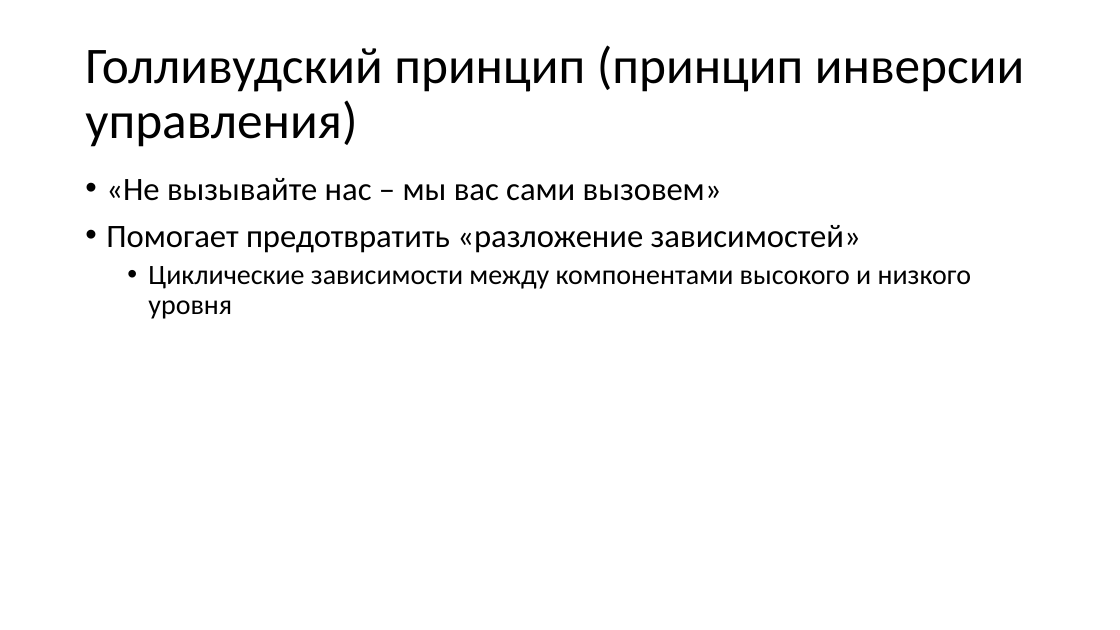
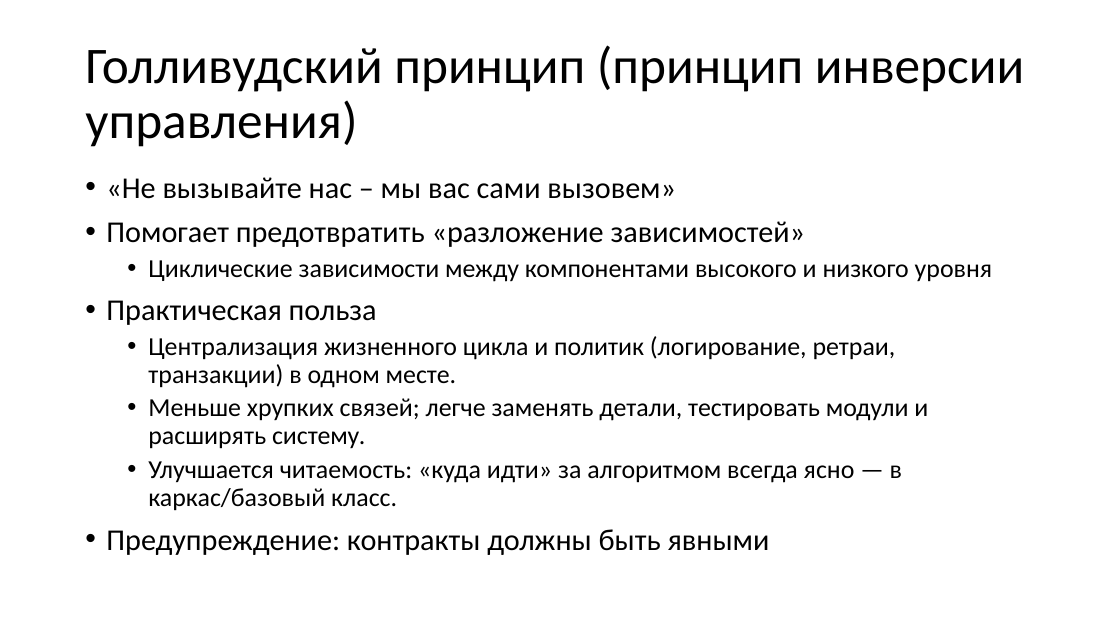
Before and after one commit to alexey-malov/ood, a slide deck: slide 25 of lectures/08.template-method/template-method.pptx (slide 27 before the commit). Drawn at 1120x630 pixels with LibreOffice and Linux fonts; fonts in the diff are those of the drawing. Boxes give left, top, right and bottom in pixels: in the first picture for what was removed or moved away, otherwise in the second. Text is boxed around its words. In the diff, an @@ line names an element or a change of style, - is before the commit and + after.

```diff
--- a/lectures/08.template-method/template-method.pptx
+++ b/lectures/08.template-method/template-method.pptx
@@ text at bbox=[106, 177, 992, 282]: size 28 to 25.9 pt in "«Не вызывайте нас – мы вас сами ...", "Помогает предотвратить «разложение зависимостей»"; size 24 to 22.2 pt in "Циклические зависимости между компонентами высокого и низког ..." @@
@@ text at bbox=[106, 300, 928, 555]: paragraphs added @@
+• Практическая польза
+  • Централизация жизненного цикла и политик (логирование, ретраи, транзакции) в одном месте.
+  • Меньше хрупких связей; легче заменять детали, тестировать модули и расширять систему.
+  • Улучшается читаемость: «куда идти» за алгоритмом всегда ясно — в каркас/базовый класс.
+• Предупреждение: контракты должны быть явными
```
Also in this commit, not shown: 8 other slides changed, 8 slides added, 2 slides removed, 5 other files.
